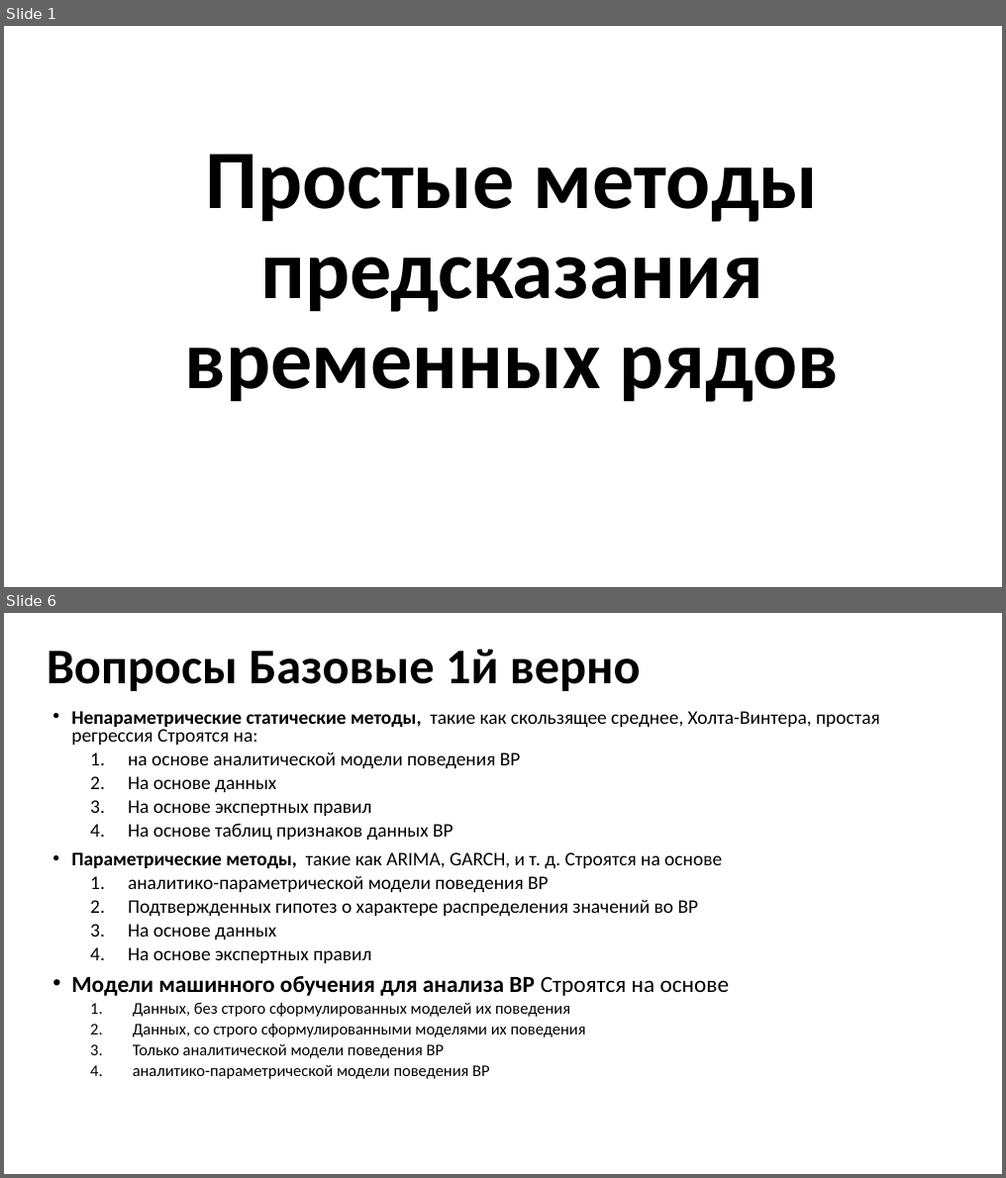
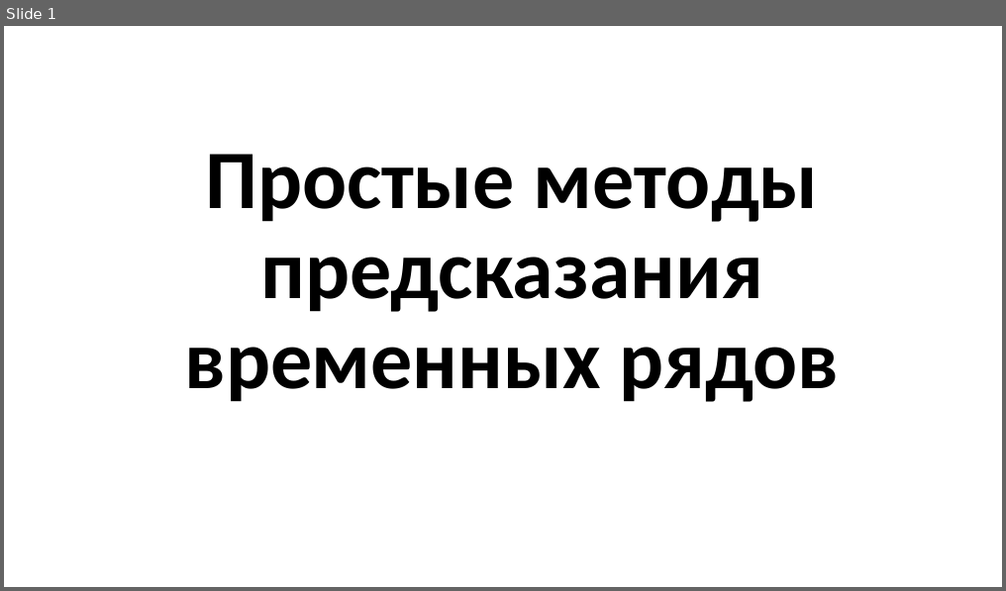
Before and after one commit to MVRonkin/TimeSeriesCourse, a slide deck: 2024/Lec/Юнит 6 - методы предсказания ВР.pptx. Shown one above the other, each under a label of ours: slides 1 and 6 before the commit, slide 1 after it; the slides between them are not shown. The pictures are 1006x1178 and 1006x591 pixels, drawn with LibreOffice and Linux fonts; fonts in the diff are those of the drawing. Boxes give left, top, right and bottom in pixels: in the first picture for what was removed or moved away, otherwise in the second. Text is boxed around its words. In the diff, an @@ line names an element or a change of style, - is before the commit and + after.

```diff
--- a/2024/Lec/Юнит 6 - методы предсказания ВР.pptx
+++ b/2024/Lec/Юнит 6 - методы предсказания ВР.pptx
@@ slide 6 removed at (4,613,1002,1174), background #FFFFFF @@
@@ title removed at (47,649,641,691) @@
-Вопросы Базовые 1й верно
@@ text removed at (71,711,880,1079) @@
-• Непараметрические статические методы, такие как скользящее среднее, Холта-Винтера, простая регрессия Строятся на:
-  1. на основе аналитической модели поведения ВР
-  2. На основе данных
-  3. На основе экспертных правил
-  4. На основе таблиц признаков данных ВР
-• Параметрические методы, такие как ARIMA, GARCH, и т. д. Строятся на основе
-  1. аналитико-параметрической модели поведения ВР
-  2. Подтвержденных гипотез о характере распределения значений во ВР
-  3. На основе данных
-  4. На основе экспертных правил
-• Модели машинного обучения для анализа ВР Строятся на основе
-  1. Данных, без строго сформулированных моделей их поведения
-  2. Данных, со строго сформулированными моделями их поведения
-  3. Только аналитической модели поведения ВР
-  4. аналитико-параметрической модели поведения ВР
```
Also in this commit, not shown: 4 slides changed, 1 slide added, 1 other slide removed, 22 other files.
